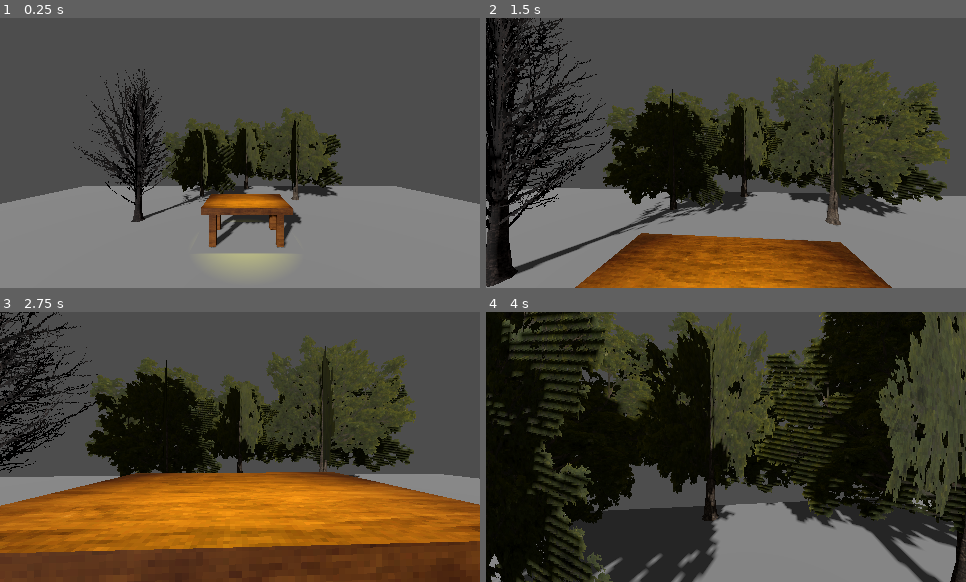
Above: before the commit, frames 1-4 (two rows, left to right).
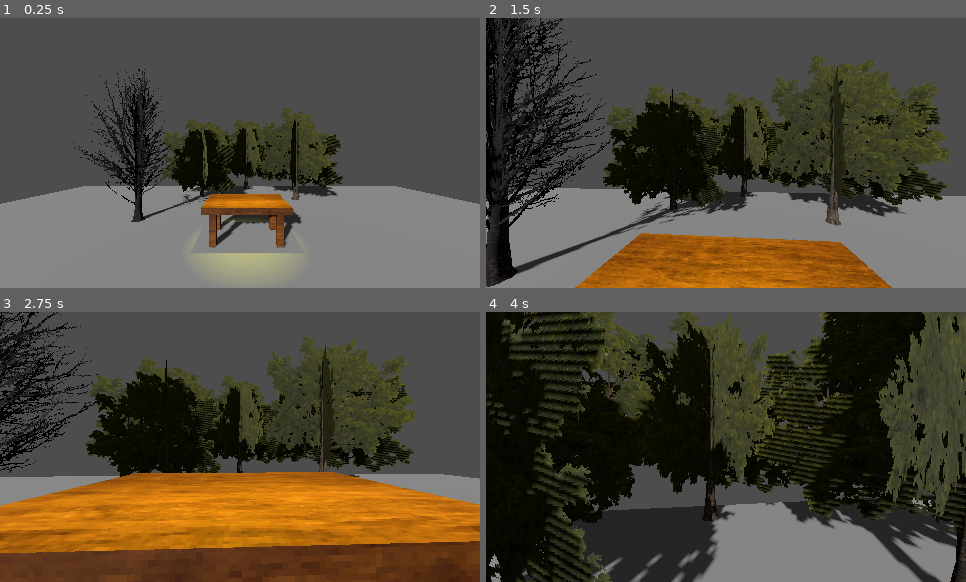
Above: after the commit, the same moments.

Repository: TheM0RSE/GameOff2026
Game: Godot game, scene res://Scenes/Main.tscn
Same seed, same stepped clock (60 frames per second), same inputs: the game is played once before the commit and once after it.
Inputs (mouse positions are in pixels of both pictures, inside the frame that each line leads up to):
- Up to frame 1 (0.25 s): no input
- Up to frame 2 (1.5 s): move the mouse to (750, 153) at 0.52 s; hold W (up) from 0.53 s (still down); tap Space (jump) at 0.77 s; move the mouse to (702, 153) at 1.27 s
- Up to frame 3 (2.75 s): keep holding W (up); tap Space (jump) at 1.52 s; tap Enter at 2 s; move the mouse to (249, 441) at 2.02 s
- Up to frame 4 (4 s): keep holding W (up); tap Space (jump) at 2.75, 3.02, 3.77 s; move the mouse to (721, 452) at 2.77 s; move the mouse to (764, 449) at 3.52 s

The runs differ from the first frame. In frame 1, 0.3% of the frame differs, in the area x 41-61%, y 65-71%; in frame 2, 4.5%; in frame 3, 5.1%, in the area x 0-100%, y 59-86%; in frame 4, less than 0.1%.

Commit message:
Cleaned up in file system.

Diff:
--- a/Scenes/Main.tscn
+++ b/Scenes/Main.tscn
@@ -1,8 +1,8 @@
 [gd_scene format=3 uid="uid://dcydvs1qdue5e"]
 
 [ext_resource type="PackedScene" uid="uid://c2f7or57sbcfm" path="res://Player/Player.tscn" id="1_r150o"]
-[ext_resource type="PackedScene" uid="uid://brt8f8onm4igd" path="res://dead_tree_rt_1.glb" id="3_kln2b"]
-[ext_resource type="PackedScene" uid="uid://dxwxecr2y7xgw" path="res://tree_rt_4.glb" id="4_pbw6q"]
+[ext_resource type="PackedScene" uid="uid://brt8f8onm4igd" path="res://Props/Trees/dead_tree_rt_1.glb" id="3_kln2b"]
+[ext_resource type="PackedScene" uid="uid://dxwxecr2y7xgw" path="res://Props/Trees/tree_rt_4.glb" id="4_pbw6q"]
 [ext_resource type="PackedScene" uid="uid://bic3k18q2t0ui" path="res://Assets/Models/Table/Table.glb" id="4_rgh2o"]
 
 [sub_resource type="Environment" id="Environment_3n5wa"]
@@ -30,7 +30,7 @@
 shadow_enabled = true
 spot_range = 4.494
 spot_attenuation = 2.03
-spot_angle = 26.54
+spot_angle = 59.085926
 
 [node name="DirectionalLight3D" type="DirectionalLight3D" parent="Lighting" unique_id=407121697]
 transform = Transform3D(0.8602798, 0.30722022, -0.40685922, -0.13602787, 0.90742916, 0.3975787, 0.49134007, -0.2866847, 0.82243353, 0, 0, 0)
Renamed: dead_tree_rt_1.glb -> Props/Trees/dead_tree_rt_1.glb
Not shown, changed: Props/Trees/dead_tree_rt_1.glb.import
Renamed: dead_tree_rt_1_dead_tree_rt_1.png -> Props/Trees/dead_tree_rt_1_dead_tree_rt_1.png
Not shown, changed: Props/Trees/dead_tree_rt_1_dead_tree_rt_1.png.import
Renamed: dead_tree_rt_1_tree_bark_rt_a_1.png -> Props/Trees/dead_tree_rt_1_tree_bark_rt_a_1.png
Not shown, changed: Props/Trees/dead_tree_rt_1_tree_bark_rt_a_1.png.import
Renamed: dead_tree_rt_2.glb -> Props/Trees/dead_tree_rt_2.glb
Not shown, changed: Props/Trees/dead_tree_rt_2.glb.import
Renamed: dead_tree_rt_2_dead_tree_rt_2.png -> Props/Trees/dead_tree_rt_2_dead_tree_rt_2.png
Not shown, changed: Props/Trees/dead_tree_rt_2_dead_tree_rt_2.png.import
Renamed: dead_tree_rt_2_tree_bark_rt_a_1.png -> Props/Trees/dead_tree_rt_2_tree_bark_rt_a_1.png
Not shown, changed: Props/Trees/dead_tree_rt_2_tree_bark_rt_a_1.png.import
(and 34 more such lines)
